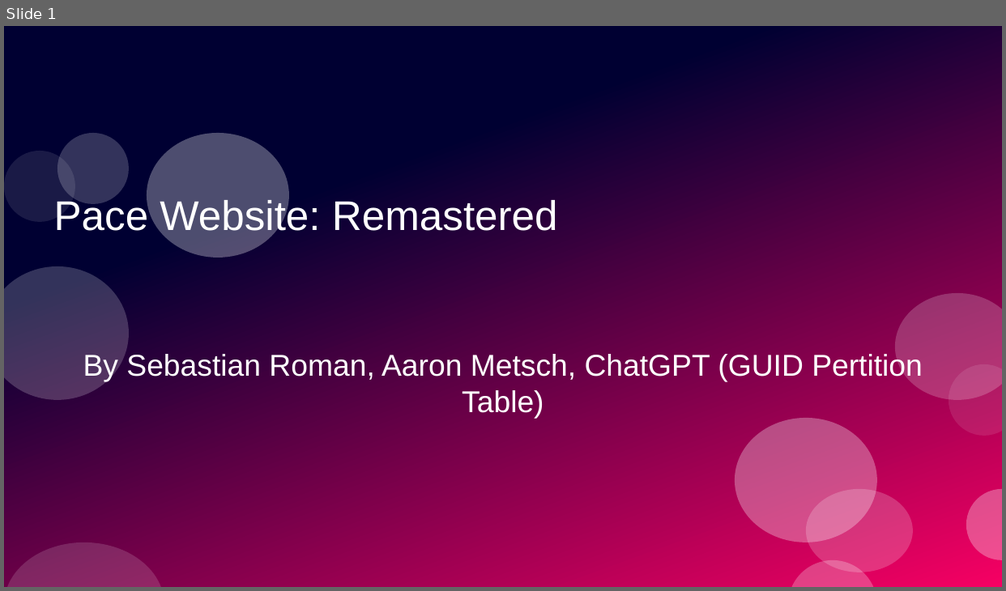
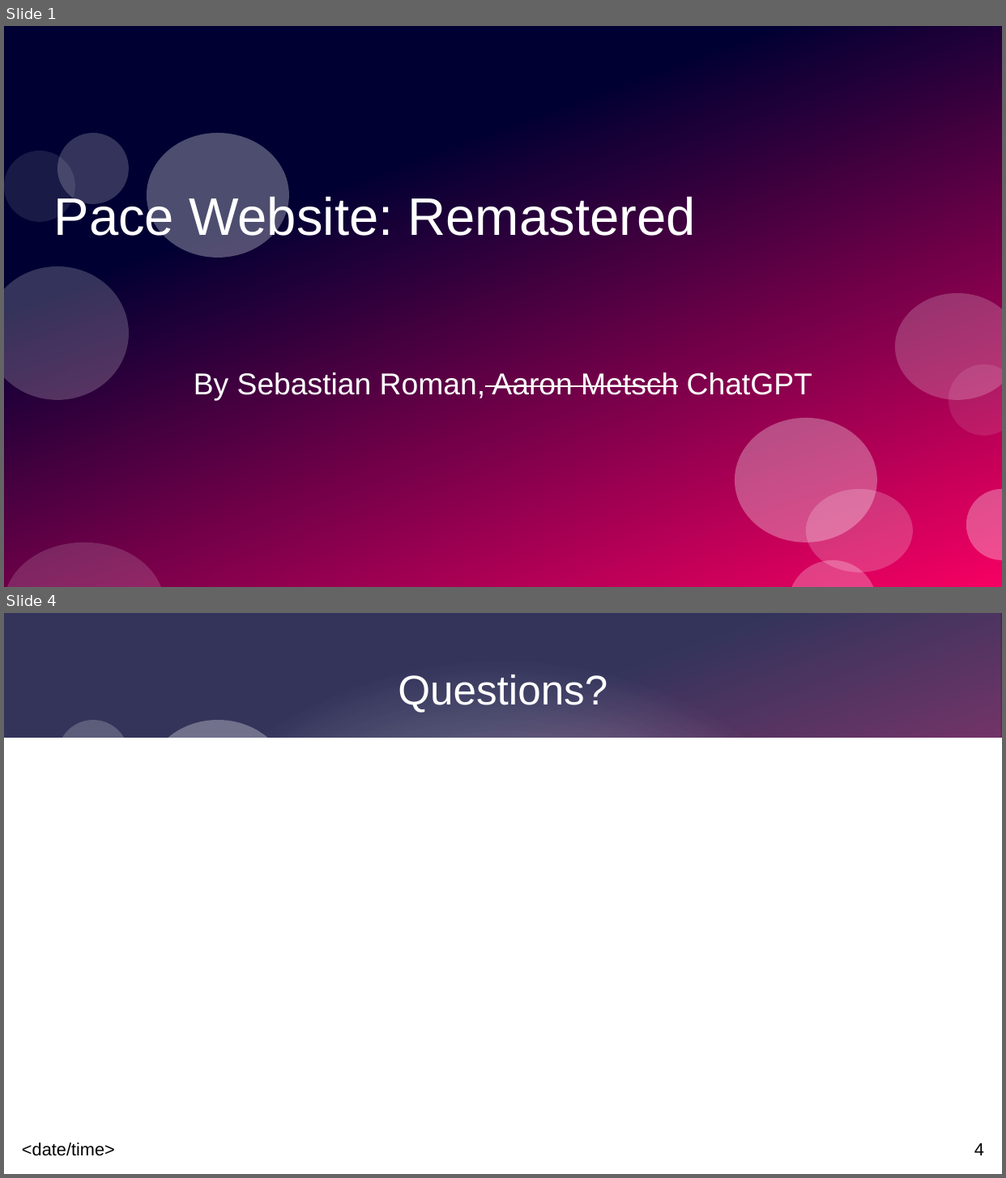
Before and after one commit to sr66139p/CIT-231-Term-Project, a slide deck: term-project-presentation.pptx. Shown one above the other, each under a label of ours: slide 1 before the commit, slides 1 and 4 after it; the slides between them are not shown. The pictures are 1006x591 and 1006x1178 pixels, drawn with LibreOffice and Linux fonts; fonts in the diff are those of the drawing. Boxes give left, top, right and bottom in pixels: in the first picture for what was removed or moved away, otherwise in the second. Text is boxed around its words. In the diff, an @@ line names an element or a change of style, - is before the commit and + after.

```diff
--- a/term-project-presentation.pptx
+++ b/term-project-presentation.pptx
@@ slide 4 added at box(4, 613, 1002, 1174), background #FFFFFF; not listed: 4 template elements that a slide beside it also shows @@
@@ rectangle added at box(4, 613, 1002, 1174), fill gradient #FFFFFF @@
@@ title added at box(398, 675, 607, 713), 33 pt, text #FFFFFF @@
+Questions?
@@ ellipse added at box(147, 720, 289, 845), fill #FFFFFF at 30% opacity @@
@@ rectangle added at box(4, 738, 1002, 1174), fill #FFFFFF @@
@@ text added at box(22, 1143, 115, 1157), 14 pt, text #000000 @@
+<date/time>
@@ page number added at box(974, 1144, 984, 1156), 14 pt, text #000000 @@
+4
@@ slide 1 changed as well @@
@@ title "Pace Website: Remastered" at box(54, 194, 696, 246): size 33 to 42 pt @@
@@ subtitle at box(194, 373, 812, 401): text changed @@
-By Sebastian Roman, Aaron Metsch, ChatGPT (GUID Pertition Table)
+By Sebastian Roman, Aaron Metsch ChatGPT
```
Also in this commit, not shown: 2 other slides added, 2 slides removed, 10 other files.
